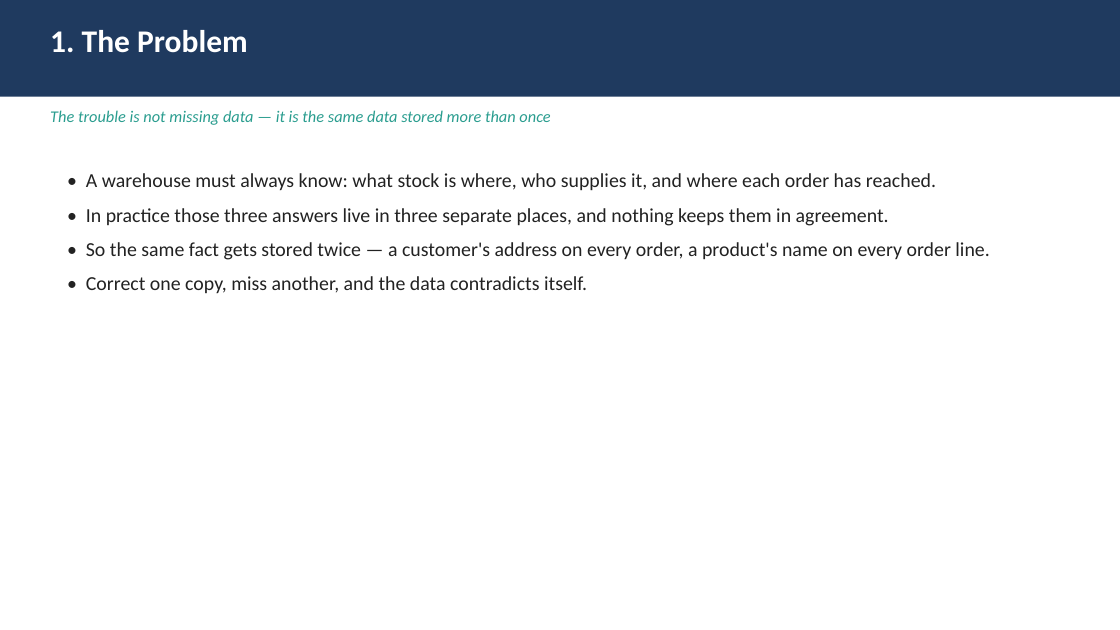
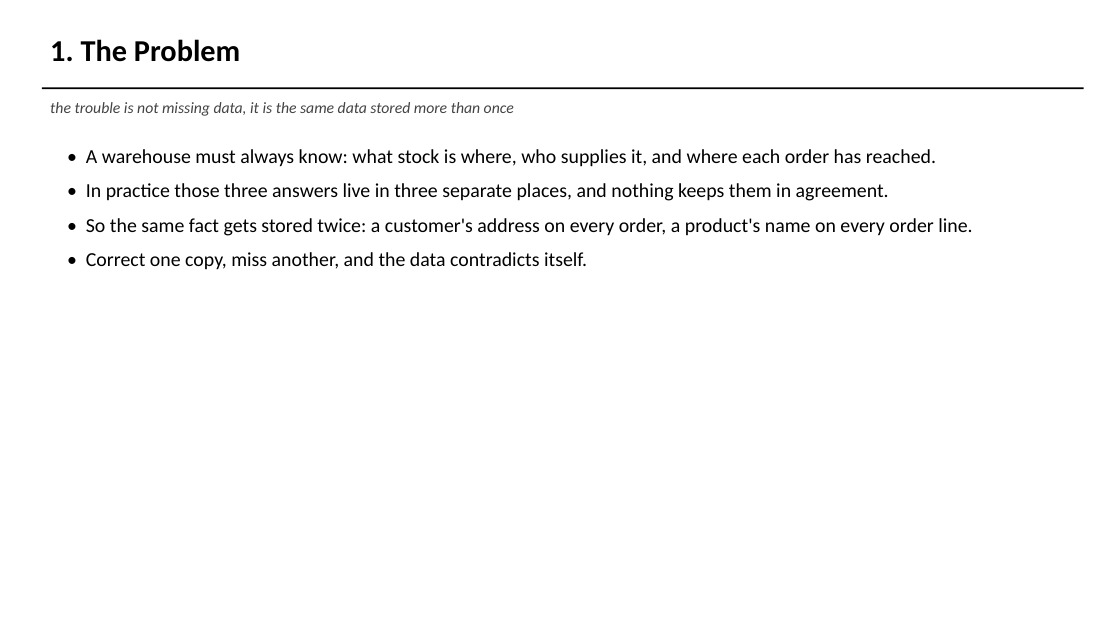
Before and after one commit to AviDhandhania/warehouse-supply-chain-dbms, a slide deck: slide 3 of presentation/DA1_Presentation.pptx. Drawn at 1120x630 pixels with LibreOffice and Linux fonts; fonts in the diff are those of the drawing. Boxes give left, top, right and bottom in pixels: in the first picture for what was removed or moved away, otherwise in the second. Text is boxed around its words. In the diff, an @@ line names an element or a change of style, - is before the commit and + after.

```diff
--- a/presentation/DA1_Presentation.pptx
+++ b/presentation/DA1_Presentation.pptx
@@ text "1. The Problem": place and size @@
-text "1. The Problem" at bbox=[50, 30, 248, 53]
+text "1. The Problem" at bbox=[50, 39, 240, 62]
@@ text "1. The Problem" at bbox=[50, 39, 240, 62]: size 27 to 26 pt, text colour #FFFFFF to #000000 @@
@@ rectangle: place and size @@
-rectangle at bbox=[0, 0, 1120, 97]
+rectangle at bbox=[42, 87, 1084, 89]
@@ rectangle at bbox=[42, 87, 1084, 89]: fill #1F3A5F to #000000 @@
@@ text at bbox=[50, 102, 514, 116]: text changed; size 14 to 13.5 pt; text colour #2A9D8F to #444444 @@
-The trouble is not missing data — it is the same data stored more than once
+the trouble is not missing data, it is the same data stored more than once
@@ text "• A warehouse must always ...": place and size @@
-text "• A warehouse must always ..." at bbox=[86, 173, 989, 293]
+text "• A warehouse must always ..." at bbox=[86, 149, 972, 270]
@@ text at bbox=[86, 149, 936, 270]: text colour #222222 to #000000 in "• A warehouse must always know: what ...", "• In practice those three answers live ...", "• Correct one copy, miss another, and ..." @@
@@ text at bbox=[86, 218, 972, 236]: text changed; text colour #222222 to #000000 @@
-• So the same fact gets stored twice — a customer's address on every order, a product's name on every order line.
+• So the same fact gets stored twice: a customer's address on every order, a product's name on every order line.
```
Also in this commit, not shown: 16 other slides changed, 16 slides added, 5 slides removed, 14 other files.
